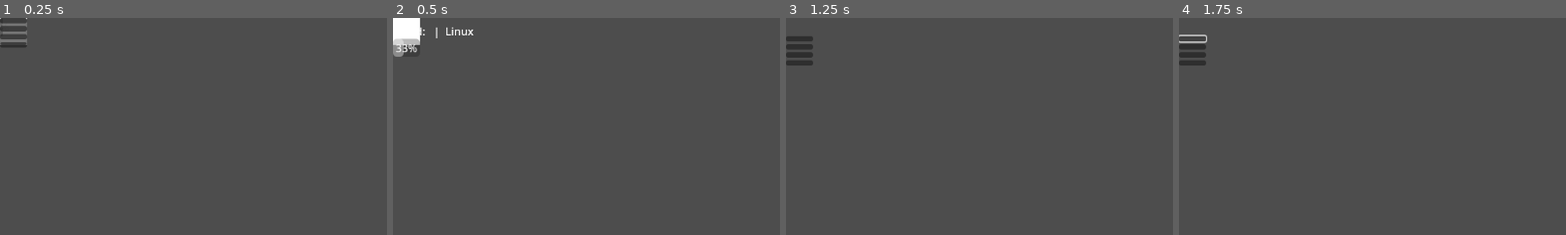
Above: before the commit, frames 1-4 (left to right).
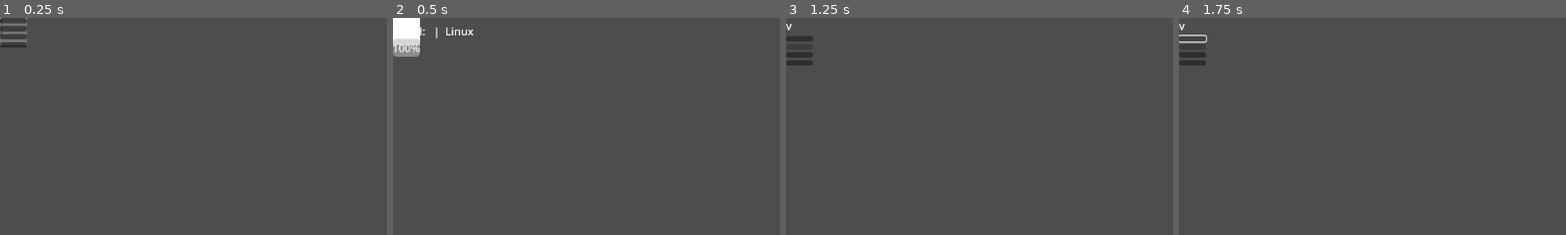
Above: after the commit, the same moments.

Repository: Toxicccxz/BaiJinHero
Game: Godot game, scene res://app/Main.tscn
The game is run twice, just before and just after one commit, with the same random seed, the same clock (stepped at 60 frames per second) and the same inputs. The project has no main scene, so this scene is started directly.
Inputs (mouse positions are % of the whole screen's width and height, from its top left):
- Up to frame 1 (0.25 s): no input
- Up to frame 2 (0.5 s): no input
- Up to frame 3 (1.25 s): tap Enter (ui_accept) at 0.5, 0.77 s; move the mouse to (72, 45) at 0.52 s; hold Shift from 0.53 s (still down); click (72, 45) at 0.67 s
- Up to frame 4 (1.75 s): release Shift at 1.25 s; click (2, 5) at 1.25 s
The pictures show only the part of the screen within x 0-50%, y 0-50%; the shares and areas given below are measured in that part.

Frame 1 is identical in both runs. In frame 2, 0.4% of the frame differs, in the area x 0-8%, y 9-18%; in frame 3, less than 0.1%; in frame 4, less than 0.1%.
Error before the commit: Parse Error: Identifier "AudioHub" not declared in the current scope. (res://scripts/app/TitleScreen.gd:23)

Commit message:
fix autoload bug

Diff:
--- a/app/Main.tscn
+++ b/app/Main.tscn
@@ -7,7 +7,7 @@
 [ext_resource type="Script" uid="uid://6ol3m5y8jbq3" path="res://scripts/ui/ToastLayer.gd" id="4_gba72"]
 [ext_resource type="Script" uid="uid://vjx1s7ak1asm" path="res://scripts/ui/SystemMenu.gd" id="5_7vfds"]
 [ext_resource type="Script" uid="uid://djc4ftpdgb8h3" path="res://scripts/ui/InputHint.gd" id="6_dfwj7"]
-[ext_resource type="Script" uid="uid://dwqkauwhj42jg" path="res://scripts/audio/AudioHub.gd" id="8_toctt"]
+[ext_resource type="Script" uid="uid://dwqkauwhj42jg" path="res://scripts/core/autoload/AudioHub.gd" id="8_toctt"]
 
 [node name="Main" type="Node"]
 script = ExtResource("1_kq71y")
--- a/project.godot
+++ b/project.godot
@@ -20,6 +20,8 @@
 Platform="*res://scripts/core/autoload/Platform.gd"
 InputHub="*res://scripts/core/autoload/InputHub.gd"
 SaveSys="*res://scripts/core/autoload/SaveSys.gd"
+AudioHub="*res://scripts/core/autoload/AudioHub.gd"
+GameState="*res://scripts/core/autoload/GameState.gd"
 
 [dotnet]
 
--- a/scripts/app/Boot.gd
+++ b/scripts/app/Boot.gd
@@ -1,93 +1,125 @@
 extends Control
 
-## === 可配置导出 ===
-@export var next_scene: String = "res://app/TitleScreen.tscn"   # 预热完成后要去的场景
+@export var next_scene: String = "res://app/TitleScreen.tscn"
 @export var show_skip_hint: bool = true
-@export var min_show_seconds: float = 0.8                        # 最短展示时间（避免闪屏）
+@export var min_show_seconds: float = 0.8         # 最短展示时间（避免闪屏）
+@export var poll_timeout_seconds: float = 10.0     # 线程加载轮询超时（防死等）
 
-## === 节点引用 ===
-@onready var _bar : ProgressBar  = $VBox/Bar
-@onready var _tip : Label        = $VBox/Tip
-@onready var _logo: TextureRect  = $VBox/Logo
-@onready var _build: Label       = $Footer/BuildLabel
+@onready var _bar   : ProgressBar = $VBox/Bar
+@onready var _tip   : Label       = $VBox/Tip
+@onready var _logo  : TextureRect = $VBox/Logo
+@onready var _build : Label       = $Footer/BuildLabel
 
-## === 线程/状态 ===
-var _start_time : float = 0.0
-var _requests   : Array[String] = []         # 需要Threaded预热的资源路径列表
-var _started    : bool = false
-var _skipped    : bool = false
+var _start_time := 0.0
+var _requests: Array[String] = []
+var _started := false
+var _skipped := false
 
 func _ready() -> void:
 	_start_time = Time.get_ticks_msec() / 1000.0
-	_build.text = "Build: %s  |  %s" % [ProjectSettings.get_setting("application/config/version", "dev"), OS.get_name()]
-	_tip.visible = show_skip_hint
+	if _build:
+		_build.text = "Build: %s  |  %s" % [ProjectSettings.get_setting("application/config/version", "dev"), OS.get_name()]
+	if _tip:
+		_tip.visible = show_skip_hint
+
 	_prepare_preload_list()
-	_kickoff()
+	await _kickoff()
 
 func _unhandled_input(event: InputEvent) -> void:
 	if show_skip_hint and (event.is_action_pressed("ui_cancel") or event.is_action_pressed("ui_accept")):
 		_skipped = true
 
-## 1) 准备预热清单（按需替换为你的资源路径）
+# 1) 准备预热清单
 func _prepare_preload_list() -> void:
 	_requests = [
 		"res://ui/theme/default_theme.tres",
 		"res://art/fonts/NotoSans.tres",
 		"res://sfx/ui/click.ogg",
 		"res://sfx/ui/confirm.ogg",
-		"res://features/exploration/scenes/World_01.tscn",   # 首地图（可选）
-		"res://features/battle/BattleScene.tscn"             # 战斗场景（可选）
+		# 需要的话再加你真实存在的场景/资源路径
+		# "res://features/exploration/scenes/World_01.tscn",
+		# "res://features/battle/BattleScene.tscn",
 	]
+	# 过滤不存在的路径，避免永远等不到
+	_requests = _requests.filter(func(p): return ResourceLoader.exists(p))
 
-## 2) 启动流程（存档迁移 + 线程预热 + 跳转）
+# 2) 启动流程（存档迁移 + 线程预热 + 跳转）
 func _kickoff() -> void:
 	if _started: return
 	_started = true
-	_bar.value = 0.0
+	if _bar: _bar.value = 0.0
 
-	# 2.1 迁移/初始化（可在这里做异步IO，如读取设置、迁移存档）
-	if Engine.has_singleton("SaveSys"):
+	# 2.1 存档迁移（可选，存在则执行）
+	if Engine.has_singleton("SaveSys") and SaveSys.has_method("migrate_all"):
 		await SaveSys.migrate_all()
 
-	# 2.2 线程预热 ResourceLoader（非阻塞）
+	# 2.2 如果清单为空，直接收尾跳转
+	if _requests.is_empty():
+		await _finish_and_goto()
+		return
+
+	# 2.3 发起线程加载
 	for path in _requests:
-		if not ResourceLoader.exists(path): continue
 		ResourceLoader.load_threaded_request(path)
 
-	# 2.3 轮询进度直到完成或用户跳过
+	# 2.4 轮询直到完成/跳过/超时
 	await _poll_until_done()
+	await _finish_and_goto()
 
-	# 2.4 等待最短展示时间，避免一闪而过
-	var elapsed: float = float(Time.get_ticks_msec()) / 1000.0 - _start_time
+# 收尾 + 跳转
+func _finish_and_goto() -> void:
+	# 保证最短展示时间
+	var elapsed := float(Time.get_ticks_msec()) / 1000.0 - _start_time
 	if elapsed < min_show_seconds:
 		await get_tree().create_timer(min_show_seconds - elapsed).timeout
 
-	# 2.5 跳转到标题
+	# 路径校验，避免跳转到不存在的场景导致黑屏
+	if not ResourceLoader.exists(next_scene):
+		push_error("[Boot] next_scene 不存在：%s" % next_scene)
+		# 有全局吐司就提示一下
+		if Engine.has_singleton("SceneRouter"):
+			SceneRouter.toast("next_scene not found")
+		# 为了不卡死，直接退出（或改成留在当前界面）
+		get_tree().quit()
+		return
+
 	if Engine.has_singleton("SceneRouter"):
 		await SceneRouter.goto_scene(next_scene)
 	else:
 		get_tree().change_scene_to_file(next_scene)
 
-## 3) 进度轮询（更新 ProgressBar）
+# 3) 进度轮询（更新 ProgressBar）
 func _poll_until_done() -> void:
-	var total: int = int(max(1, _requests.size()))
+	var total := _requests.size()
+	if total == 0:
+		return  # 双保险
+
+	var begin := Time.get_ticks_msec() / 1000.0
+
 	while true:
+		# 用户跳过：直接拉满进度并返回
 		if _skipped:
-			_bar.value = 100.0
+			if _bar: _bar.value = 100.0
 			return
 
-		var done: int = 0
+		var done := 0
 		for path in _requests:
-			var st: int = ResourceLoader.load_threaded_get_status(path)
-			if st == ResourceLoader.THREAD_LOAD_LOADED:
-				done += 1
-			elif st == ResourceLoader.THREAD_LOAD_FAILED:
+			var st := ResourceLoader.load_threaded_get_status(path)
+			# 认为“已加载/失败”都算完成，避免卡死
+			if st == ResourceLoader.THREAD_LOAD_LOADED or st == ResourceLoader.THREAD_LOAD_FAILED:
 				done += 1
 
-		var progress: float = float(done) / float(total)
-		_bar.value = progress * 100.0
+		if _bar:
+			_bar.value = float(done) / float(total) * 100.0
 
+		# 全部完成
 		if done >= total:
 			return
 
+		# 超时保护：进入失败兜底（可按需改策略）
+		var now := Time.get_ticks_msec() / 1000.0
+		if poll_timeout_seconds > 0.0 and (now - begin) >= poll_timeout_seconds:
+			push_warning("[Boot] 预热超时，继续流程（可能某些资源未完成加载）")
+			return
+
 		await get_tree().process_frame
--- a/scripts/app/TitleScreen.gd
+++ b/scripts/app/TitleScreen.gd
@@ -36,7 +36,7 @@
 
 func _on_continue() -> void:
 	if Engine.has_singleton("SaveSys") and SaveSys.has_method("load_latest"):
-		var payload := await SaveSys.load_latest()
+		var payload: Dictionary = await SaveSys.load_latest()
 		if payload and payload.has("last_scene"):
 			await SceneRouter.goto_scene(payload["last_scene"])
 			return
--- /dev/null
+++ b/scripts/core/autoload/GameState.gd
@@ -0,0 +1,44 @@
+extends Node
+
+## —— 全局游戏状态（运行时常驻）——
+
+# 玩家基础信息（示例）
+var player_name: String = "Hero"
+var level: int = 1
+var hp: int = 100
+var mp: int = 30
+
+# 当前所在场景（默认空）
+var current_scene: String = ""
+
+# 标记是否是新游戏
+var is_new_game: bool = false
+
+# 初始化新游戏状态
+func new_game() -> void:
+	print("[GameState] 初始化新游戏")
+	player_name = "Hero"
+	level = 1
+	hp = 100
+	mp = 30
+	current_scene = ""  # 可以在 Start Game 时设置成 first_map_scene
+	is_new_game = true
+
+# 存档数据导出为 Dictionary
+func to_dict() -> Dictionary:
+	return {
+		"player_name": player_name,
+		"level": level,
+		"hp": hp,
+		"mp": mp,
+		"current_scene": current_scene
+	}
+
+# 从存档数据恢复
+func from_dict(data: Dictionary) -> void:
+	if data.has("player_name"): player_name = data["player_name"]
+	if data.has("level"): level = data["level"]
+	if data.has("hp"): hp = data["hp"]
+	if data.has("mp"): mp = data["mp"]
+	if data.has("current_scene"): current_scene = data["current_scene"]
+	is_new_game = false
Not shown, removed: bgm/title.ogg.import
Renamed: scripts/audio/AudioHub.gd -> scripts/core/autoload/AudioHub.gd
Renamed: scripts/audio/AudioHub.gd.uid -> scripts/core/autoload/AudioHub.gd.uid
Not shown, added: scripts/core/autoload/GameState.gd.uid
Not shown, added: sfx/bgm/title.ogg.import
Not shown, added: sfx/bgm/title.ogg
